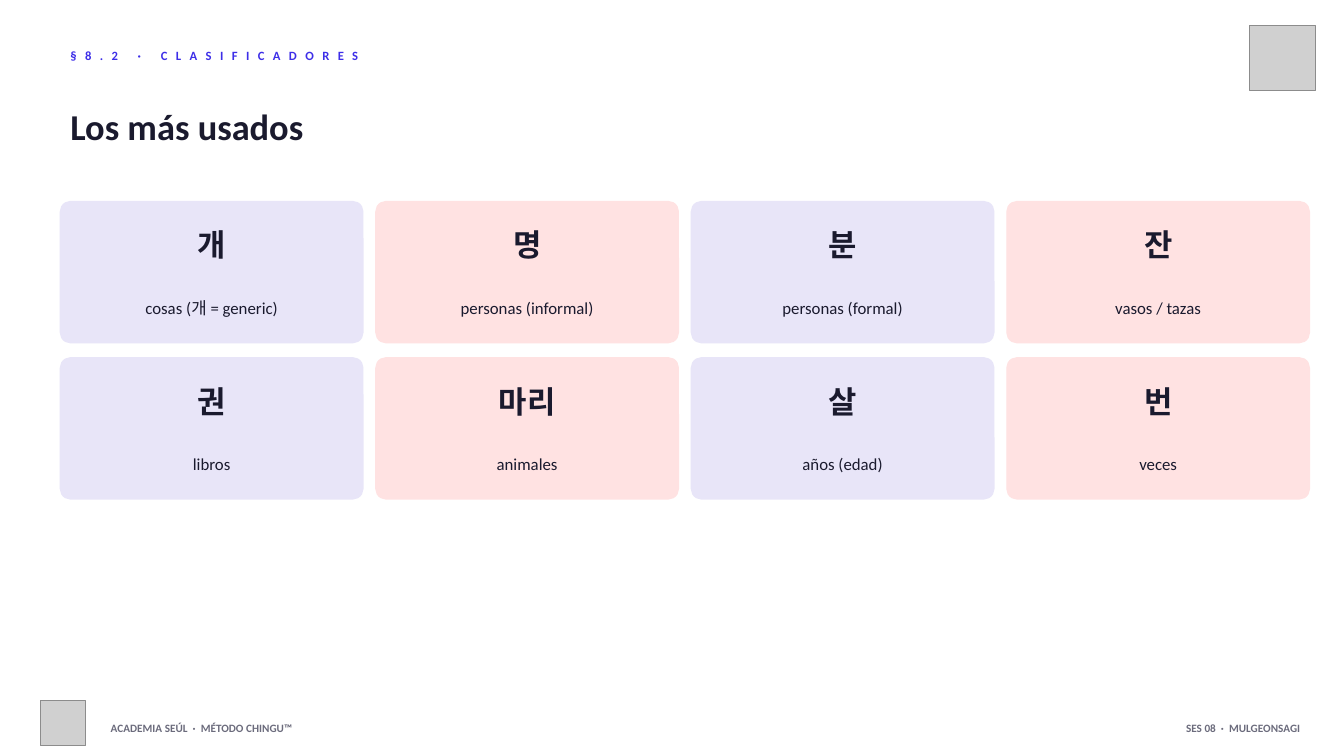
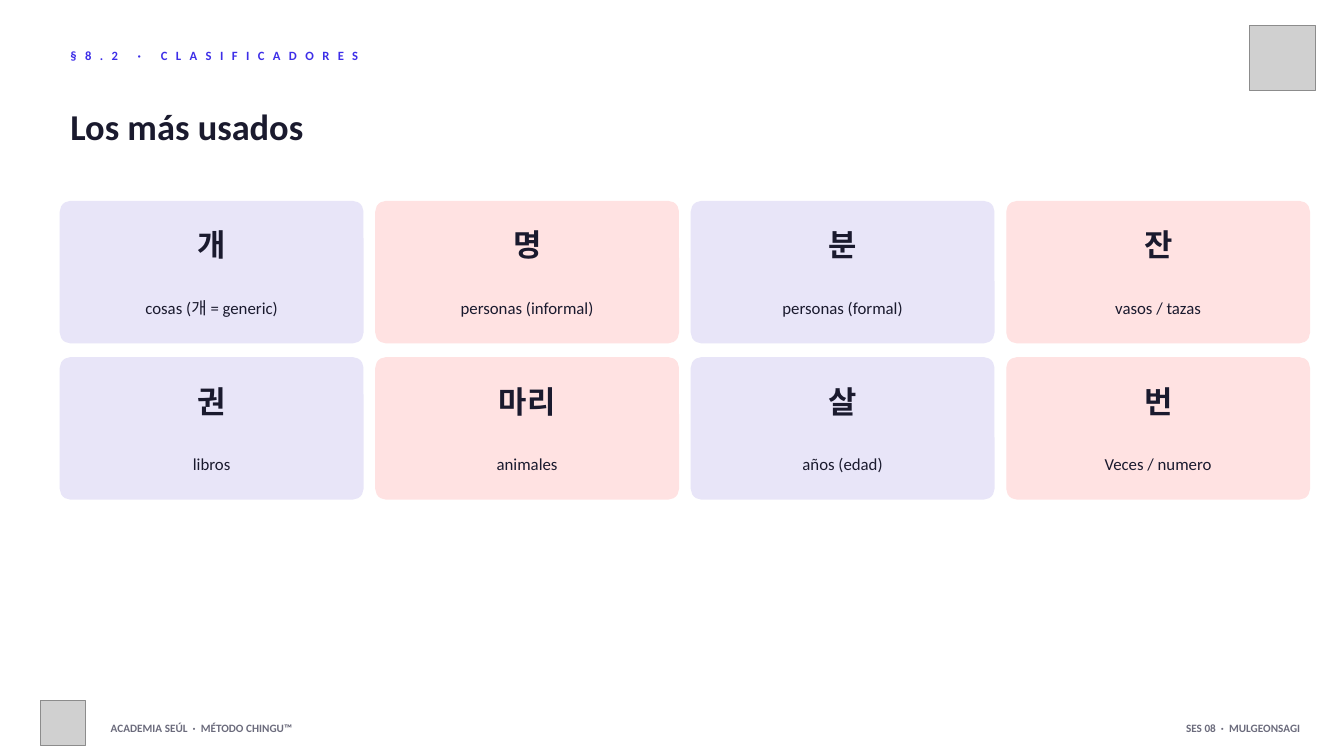
Before and after one commit to academiaseul/ACADEMIASEULWEB, a slide deck: slide 4 of A1_Nivel_1/08_Comprar/Sesion_08_Comprar.pptx. Drawn at 1344x756 pixels with LibreOffice and Linux fonts; fonts in the diff are those of the drawing; grey boxes stand for pictures. Boxes give left, top, right and bottom in pixels: in the first picture for what was removed or moved away, otherwise in the second. Text is boxed around its words. In the diff, an @@ line names an element or a change of style, - is before the commit and + after.

```diff
--- a/A1_Nivel_1/08_Comprar/Sesion_08_Comprar.pptx
+++ b/A1_Nivel_1/08_Comprar/Sesion_08_Comprar.pptx
@@ text at (1105,459,1212,470): text changed @@
-veces
+Veces / numero
```
Also in this commit, not shown: 3 other slides changed, 15 other files.
